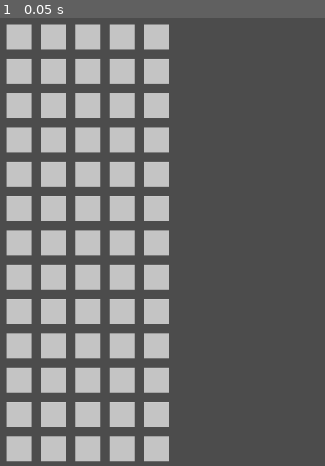
Above: before the commit, frame 1.
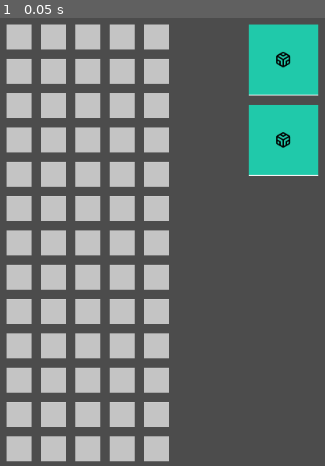
Above: after the commit, the same moment.

Repository: Minivera/GMTK-Jam-TG
Game: Godot game, scene res://Main.tscn
Two runs of this game, one before a commit and one after it. Both use one fixed random seed, a clock stepped at 60 frames per second and the inputs below.
Inputs:
- Up to frame 1 (0.05 s): no input

The runs differ from the first frame. In frame 1, 6.9% of the frame differs, in the area x 76-99%, y 1-36%.

Commit message:
Drag and drop!

Diff:
--- /dev/null
+++ b/BuildingList.gd
@@ -0,0 +1,19 @@
+extends Node2D
+
+
+# Declare member variables here. Examples:
+signal building_pressed(type)
+
+
+# Called when the node enters the scene tree for the first time.
+func _ready():
+	pass # Replace with function body.
+
+
+# Called every frame. 'delta' is the elapsed time since the previous frame.
+#func _process(delta):
+#	pass
+
+
+func _on_Headquarters_button_down():
+	emit_signal("building_pressed", "headquarters")
--- /dev/null
+++ b/BuildingList.tscn
@@ -0,0 +1,27 @@
+[gd_scene load_steps=3 format=2]
+
+[ext_resource path="res://BuildingList.gd" type="Script" id=1]
+[ext_resource path="res://assets/headquarters.PNG" type="Texture" id=2]
+
+[node name="BuildingList" type="Node2D"]
+script = ExtResource( 1 )
+
+[node name="GridContainer" type="GridContainer" parent="."]
+margin_right = 40.0
+margin_bottom = 40.0
+custom_constants/vseparation = 12
+__meta__ = {
+"_edit_use_anchors_": false
+}
+
+[node name="Headquarters" type="TextureButton" parent="GridContainer"]
+margin_right = 89.0
+margin_bottom = 91.0
+texture_normal = ExtResource( 2 )
+
+[node name="Headquarters2" type="TextureButton" parent="GridContainer"]
+margin_top = 103.0
+margin_right = 89.0
+margin_bottom = 194.0
+texture_normal = ExtResource( 2 )
+[connection signal="button_down" from="GridContainer/Headquarters" to="." method="_on_Headquarters_button_down"]
--- /dev/null
+++ b/DraggablePosition.gd
@@ -0,0 +1,31 @@
+extends Position2D
+
+
+export(Texture) var headquarters_texture
+
+# Declare member variables here. Examples:
+var held = false
+var type = null
+
+
+# Called when the node enters the scene tree for the first time.
+func _ready():
+	pass # Replace with function body.
+
+
+func pickup(type):
+	type = type
+	held = true;
+	if type == "headquarters":
+		$DraggableSprite.set_texture(headquarters_texture)
+		show()
+
+
+func drop():
+	held = false
+	hide()
+
+
+func _physics_process(_delta):
+	if held:
+		global_transform.origin = get_global_mouse_position()
--- /dev/null
+++ b/Main.gd
@@ -0,0 +1,13 @@
+extends Node2D
+
+
+# Called when the node enters the scene tree for the first time.
+func _ready():
+	pass # Replace with function body.
+
+func _input(event):
+	if event is InputEventMouseButton and event.button_index == BUTTON_LEFT:
+		$DraggablePosition.drop()
+
+func _on_BuildingList_building_pressed(type):
+	$DraggablePosition.pickup(type)
--- a/Main.tscn
+++ b/Main.tscn
@@ -1,8 +1,26 @@
-[gd_scene load_steps=2 format=2]
+[gd_scene load_steps=7 format=2]
 
 [ext_resource path="res://GameGrid.tscn" type="PackedScene" id=1]
+[ext_resource path="res://BuildingList.tscn" type="PackedScene" id=2]
+[ext_resource path="res://Main.gd" type="Script" id=3]
+[ext_resource path="res://assets/empty.PNG" type="Texture" id=4]
+[ext_resource path="res://DraggablePosition.gd" type="Script" id=5]
+[ext_resource path="res://assets/headquarters.PNG" type="Texture" id=6]
 
 [node name="Main" type="Node2D"]
+script = ExtResource( 3 )
 
 [node name="GameGrid" parent="." instance=ExtResource( 1 )]
 position = Vector2( 34, 34 )
+
+[node name="BuildingList" parent="." instance=ExtResource( 2 )]
+position = Vector2( 344, 34 )
+
+[node name="DraggablePosition" type="Position2D" parent="."]
+visible = false
+script = ExtResource( 5 )
+headquarters_texture = ExtResource( 6 )
+
+[node name="DraggableSprite" type="Sprite" parent="DraggablePosition"]
+texture = ExtResource( 4 )
+[connection signal="building_pressed" from="BuildingList" to="." method="_on_BuildingList_building_pressed"]
